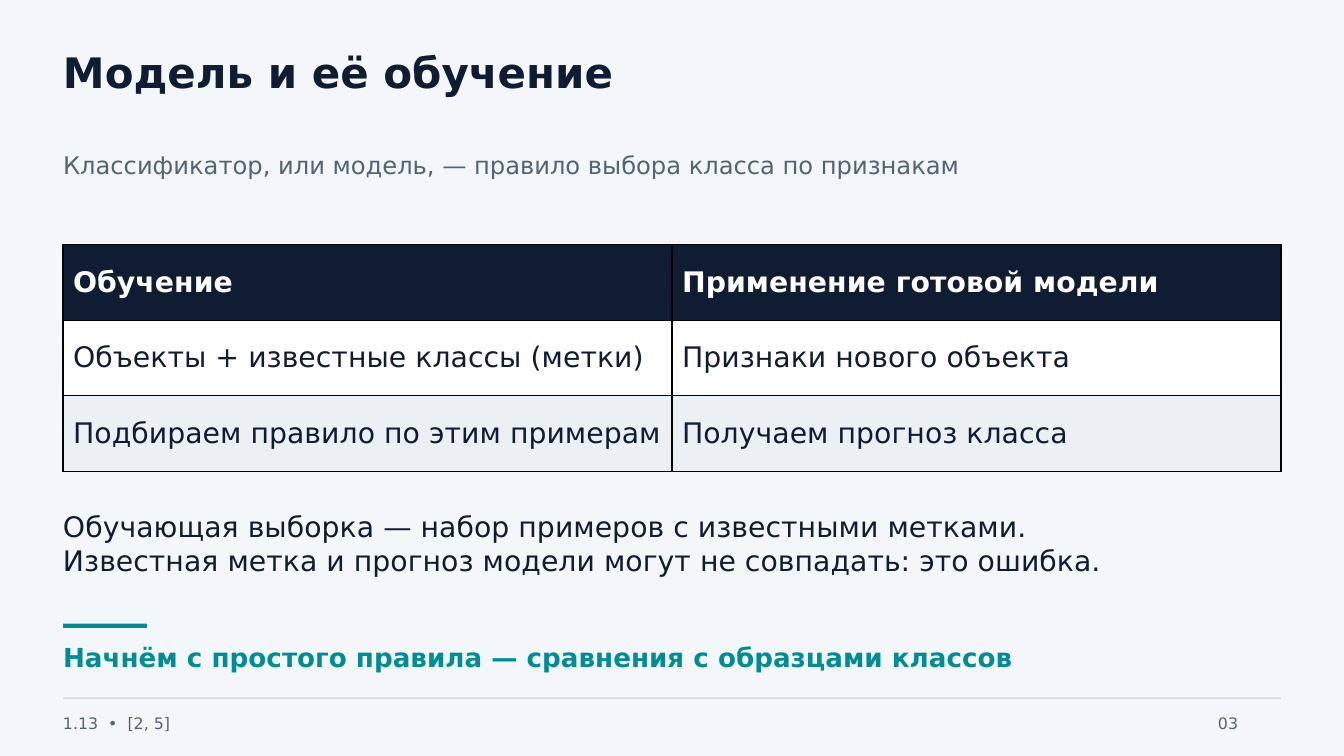
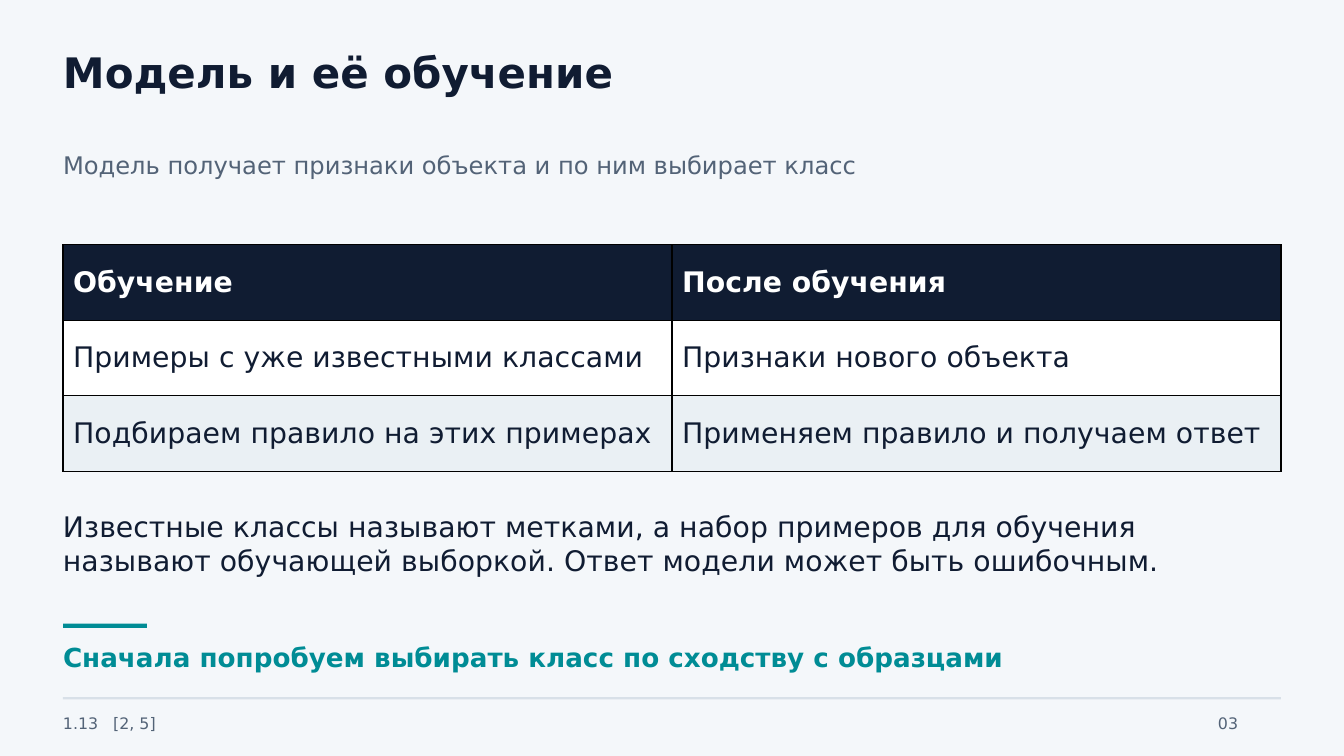
Before and after one commit to johnnilson664-sys/gis, a slide deck: slide 3 of presentations/1.13-etalony-otstupy/Etalony_otstupy_SYN_flood.pptx. Drawn at 1344x756 pixels with LibreOffice and Linux fonts; fonts in the diff are those of the drawing. Boxes give left, top, right and bottom in pixels: in the first picture for what was removed or moved away, otherwise in the second. Text is boxed around its words. In the diff, an @@ line names an element or a change of style, - is before the commit and + after.

Commit message:
Simplify presentation wording and add annotated notebook plot to the practical example

```diff
--- a/presentations/1.13-etalony-otstupy/Etalony_otstupy_SYN_flood.pptx
+++ b/presentations/1.13-etalony-otstupy/Etalony_otstupy_SYN_flood.pptx
@@ text at (63,155,855,179): text changed @@
-Классификатор, или модель, — правило выбора класса по признакам
+Модель получает признаки объекта и по ним выбирает класс
@@ table at (63,245,1280,472) @@
-row 1, column 2: Применение готовой модели
+row 1, column 2: После обучения
-row 2, column 1: Объекты + известные классы (метки)
+row 2, column 1: Примеры с уже известными классами
-row 3, column 1: Подбираем правило по этим примерам
+row 3, column 1: Подбираем правило на этих примерах
-row 3, column 2: Получаем прогноз класса
+row 3, column 2: Применяем правило и получаем ответ
@@ text at (63,515,1158,577): text changed @@
-Обучающая выборка — набор примеров с известными метками.
-Известная метка и прогноз модели могут не совпадать: это ошибка.
+Известные классы называют метками, а набор примеров для обучения
+называют обучающей выборкой. Ответ модели может быть ошибочным.
@@ text at (63,646,1003,672): text changed @@
-Начнём с простого правила — сравнения с образцами классов
+Сначала попробуем выбирать класс по сходству с образцами
@@ text at (63,717,155,731): text changed @@
-1.13 • [2, 5]
+1.13 [2, 5]
```
Also in this commit, not shown: 21 other slides changed, 1 slide added, 8 other files.
